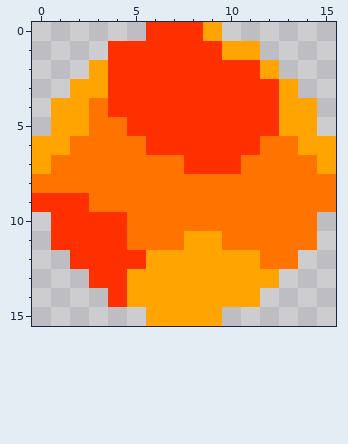
Edited in one commit: pixel-art file (textures/Sprite-0001.aseprite). That is the earlier state.
16x16 pixels, 1 frame. Colours within 5 levels of each other are drawn and written as one.
After:
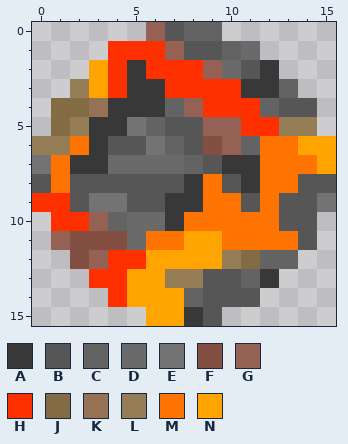
Palette (. is transparent): A #383838  B #565656  C #636363  D #6a6a6a  E #737373  F #834f43  G #956155  H #ff3000  J #836c43  K #957255  L #957e55  M #ff7300  N #ffa400
Change:
layer "Layer 2" now shown
layer "Layer 3" now shown
--- layers "Layer 3", "Layer 2"
@@ x 0..15 @@
- 0 ......HHHN......
- 1 ....HHHHHHNN....
- 2 ...NHHHHHHHHN...
- 3 ..NNHHHHHHHHHN..
- 4 .NNMHHHHHHHHHNN.
- 5 .NNMMHHHHHHHHNN.
- 6 NNMMMMHHHHHHMMNN
- 7 NMMMMMMMHHHMMMMN
- 8 MMMMMMMMMMMMMMMM
- 9 HHHMMMMMMMMMMMMM
-10 .HHHHMMMMMMMMMM.
-11 .HHHHMMMNNMMMMM.
-12 ..HHHHNNNNNNMM..
-13 ...HHNNNNNNNN...
-14 ....HNNNNNNN....
-15 ......NNNN......
+ 0 ......GBCC......
+ 1 ....HHHGBBCD....
+ 2 ...NHAHHHGDBA...
+ 3 ..LNHAAHHHHAAC..
+ 4 .JJKAAACGHHHCBB.
+ 5 .JLAAECBBGGHHLL.
+ 6 LLMABBECBFGCMMNN
+ 7 EMAADDDDCBAAMMMN
+ 8 BMBBBBBBAMBAMMBB
+ 9 HHBEEBBAAMMBMBBE
+10 .HHGCDDAMMMMMBB.
+11 .GFFFDMMNNMMMMB.
+12 ..FGHHNNNNLJCC..
+13 ...HHNNLLBBCA...
+14 ....HNNNCBBB....
+15 ......NNAB......
Changed places in both pictures, as pixel boxes (x1, y1, x2, y2):
changed: (32, 22, 336, 326)
